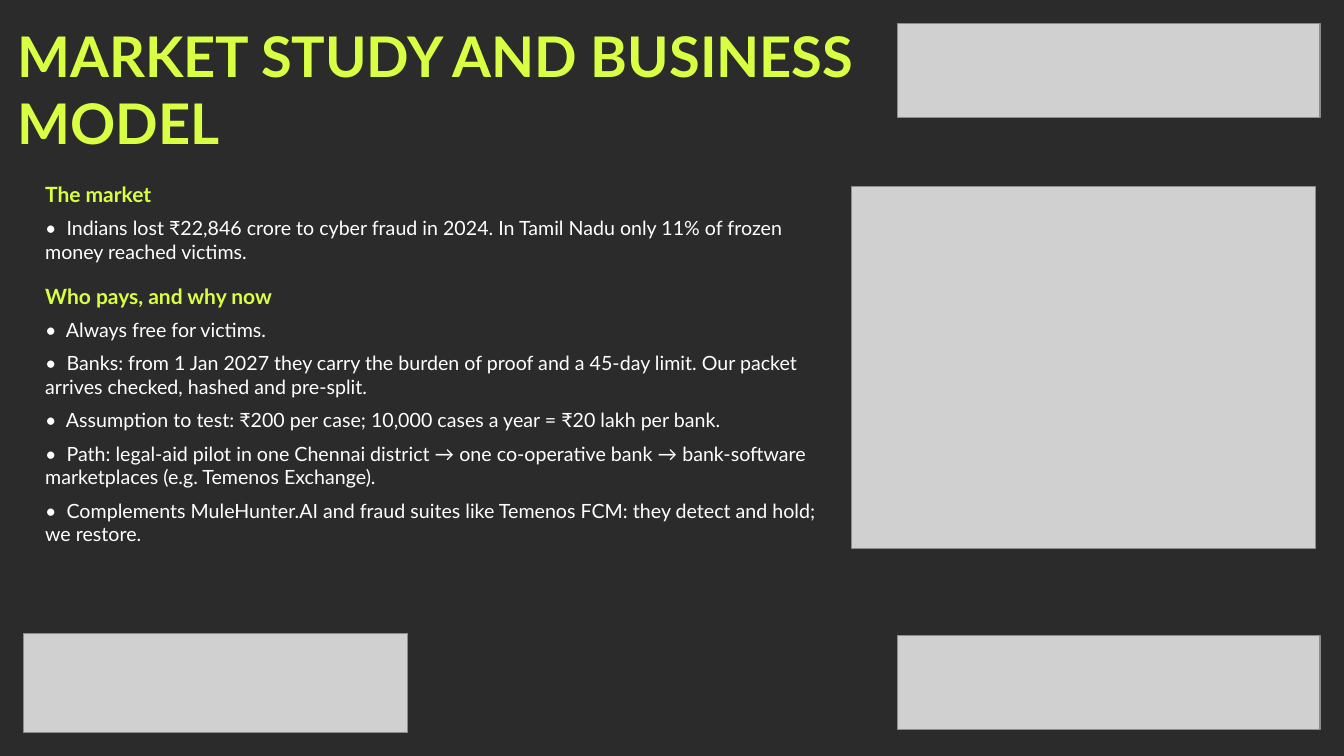
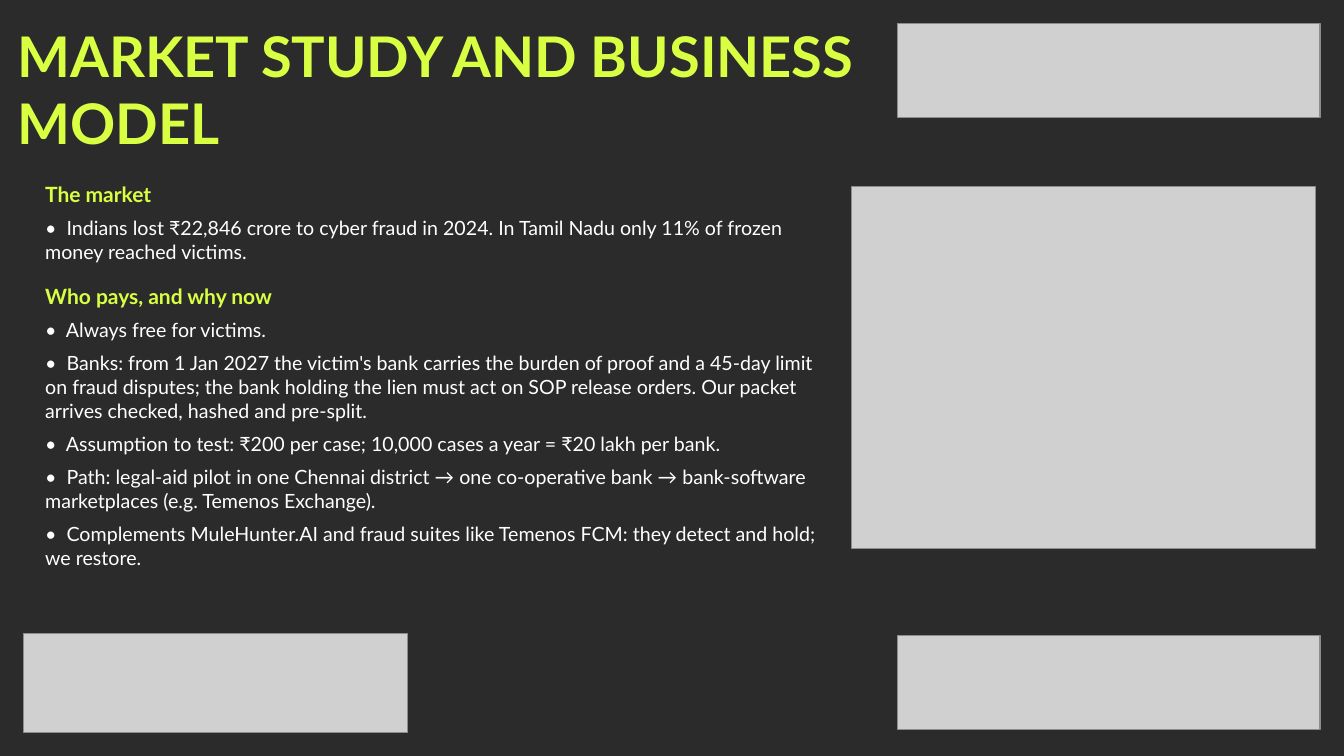
Before and after one commit to mahak867/Golden-Hour, a slide deck: slide 6 of deck/GoldenHour_KHacks4_Submission_Visual.pptx. Drawn at 1344x756 pixels with LibreOffice and Linux fonts; fonts in the diff are those of the drawing; grey boxes stand for pictures; background and template pictures are left out; a plain dark background stands for a picture behind light text. Boxes give left, top, right and bottom in pixels: in the first picture for what was removed or moved away, otherwise in the second. Text is boxed around its words. In the diff, an @@ line names an element or a change of style, - is before the commit and + after.

```diff
--- a/deck/GoldenHour_KHacks4_Submission_Visual.pptx
+++ b/deck/GoldenHour_KHacks4_Submission_Visual.pptx
@@ text at [45, 355, 812, 422]: text changed @@
-• Banks: from 1 Jan 2027 they carry the burden of proof and a 45-day limit. Our packet arrives checked, hashed and pre-split.
+• Banks: from 1 Jan 2027 the victim's bank carries the burden of proof and a 45-day limit on fraud disputes; the bank holding the lien must act on SOP release orders. Our packet arrives checked, hashed and pre-split.
```
Also in this commit, not shown: 4 other slides changed, 4 other files.
